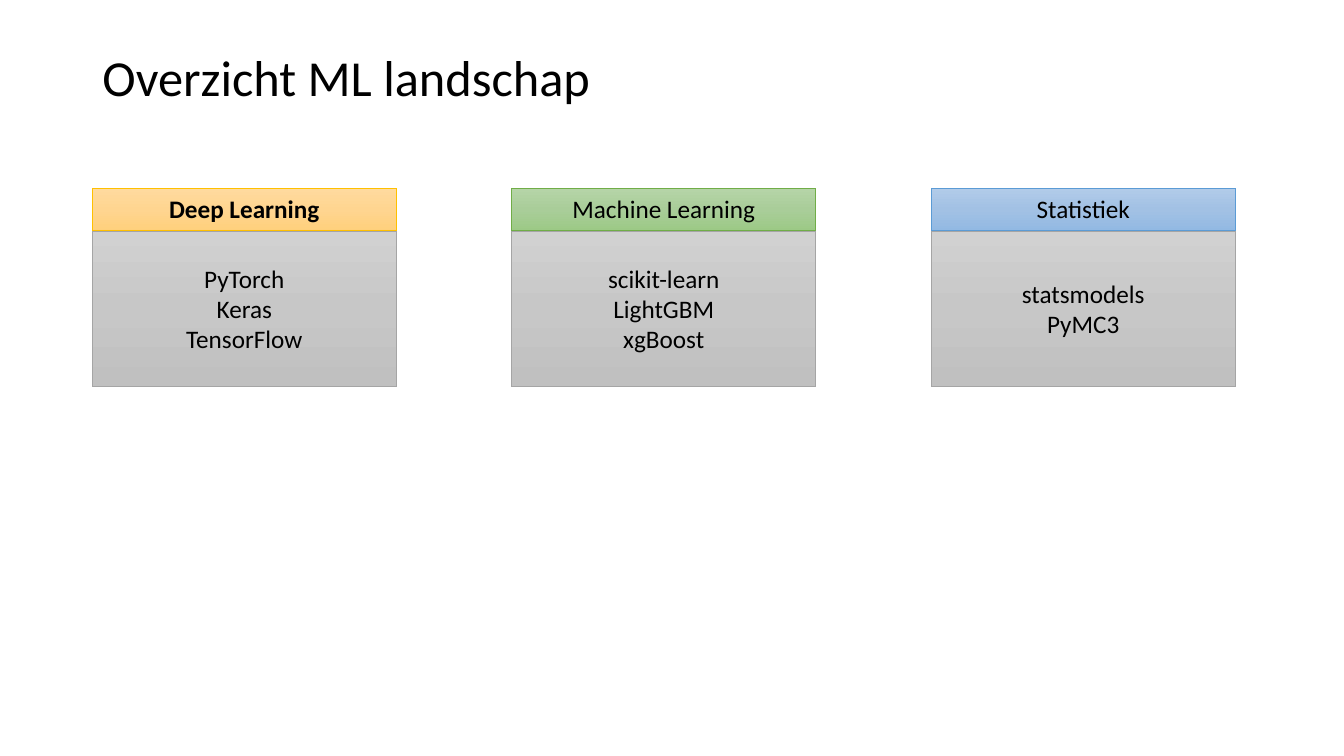
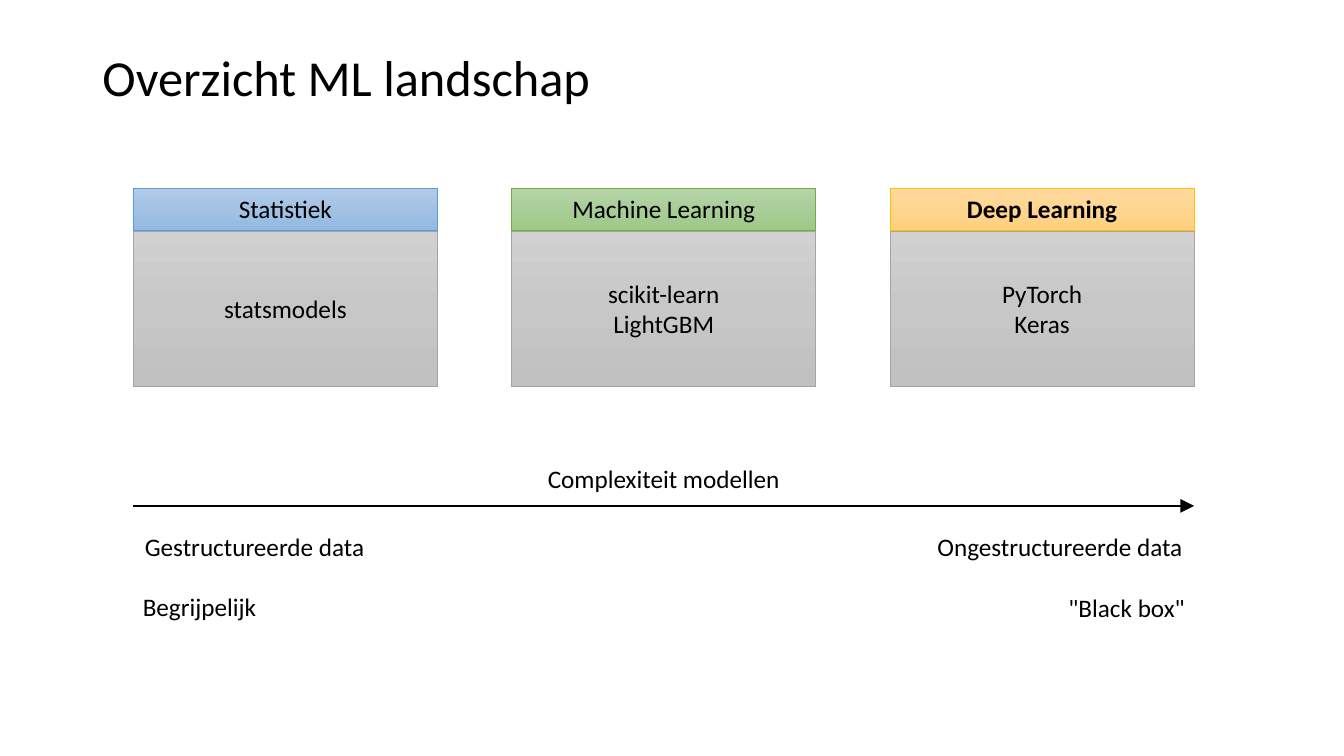
Before and after one commit to LFKoning/knowledge-sharing, a slide deck: slide 4 of python_trainees/4_scikit_learn/python_traineeship_4.pptx. Drawn at 1344x756 pixels with LibreOffice and Linux fonts; fonts in the diff are those of the drawing. Boxes give left, top, right and bottom in pixels: in the first picture for what was removed or moved away, otherwise in the second. Text is boxed around its words. In the diff, an @@ line names an element or a change of style, - is before the commit and + after.

```diff
--- a/python_trainees/4_scikit_learn/python_traineeship_4.pptx
+++ b/python_trainees/4_scikit_learn/python_traineeship_4.pptx
@@ rectangle "Statistiek": place and size @@
-rectangle "Statistiek" at (932,189,1236,231)
+rectangle "Statistiek" at (133,189,438,231)
@@ rectangle "Deep Learning": place and size @@
-rectangle "Deep Learning" at (93,189,397,231)
+rectangle "Deep Learning" at (890,189,1195,231)
@@ rectangle "statsmodels": place and size @@
-rectangle "statsmodels" at (932,231,1236,386)
+rectangle "statsmodels" at (133,231,438,386)
@@ rectangle "PyTorch": place and size @@
-rectangle "PyTorch" at (93,231,397,386)
+rectangle "PyTorch" at (890,231,1195,386)
@@ text in rectangle at (1047,316,1119,337): paragraph removed @@
-PyMC3
@@ text in rectangle at (186,330,302,348): paragraph removed @@
-TensorFlow
@@ text in rectangle at (623,332,704,353): paragraph removed @@
-xgBoost
@@ text added at (548,470,779,492), 18 pt, text #000000 @@
+Complexiteit modellen
@@ arrow added from (133, 506) to (1195, 506), #000000 1 pt @@
@@ text added at (143,538,364,621), 18 pt, text #000000 @@
+Gestructureerde data
+Begrijpelijk
@@ text added at (937,538,1185,617), 18 pt, text #000000 @@
+Ongestructureerde data
+"Black box"
```
Also in this commit, not shown: 5 other slides changed, 5 slides added, 1 slide removed.
